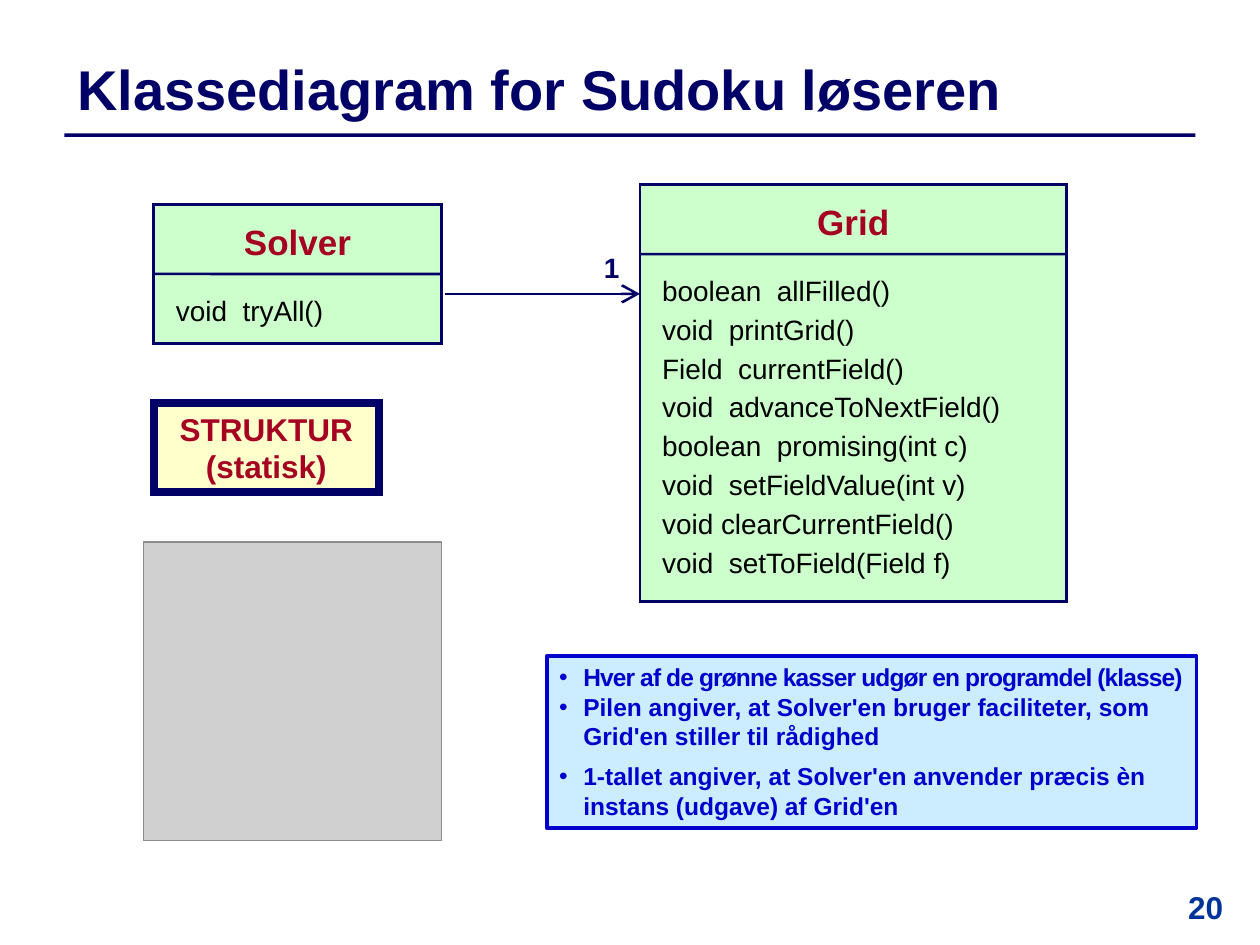
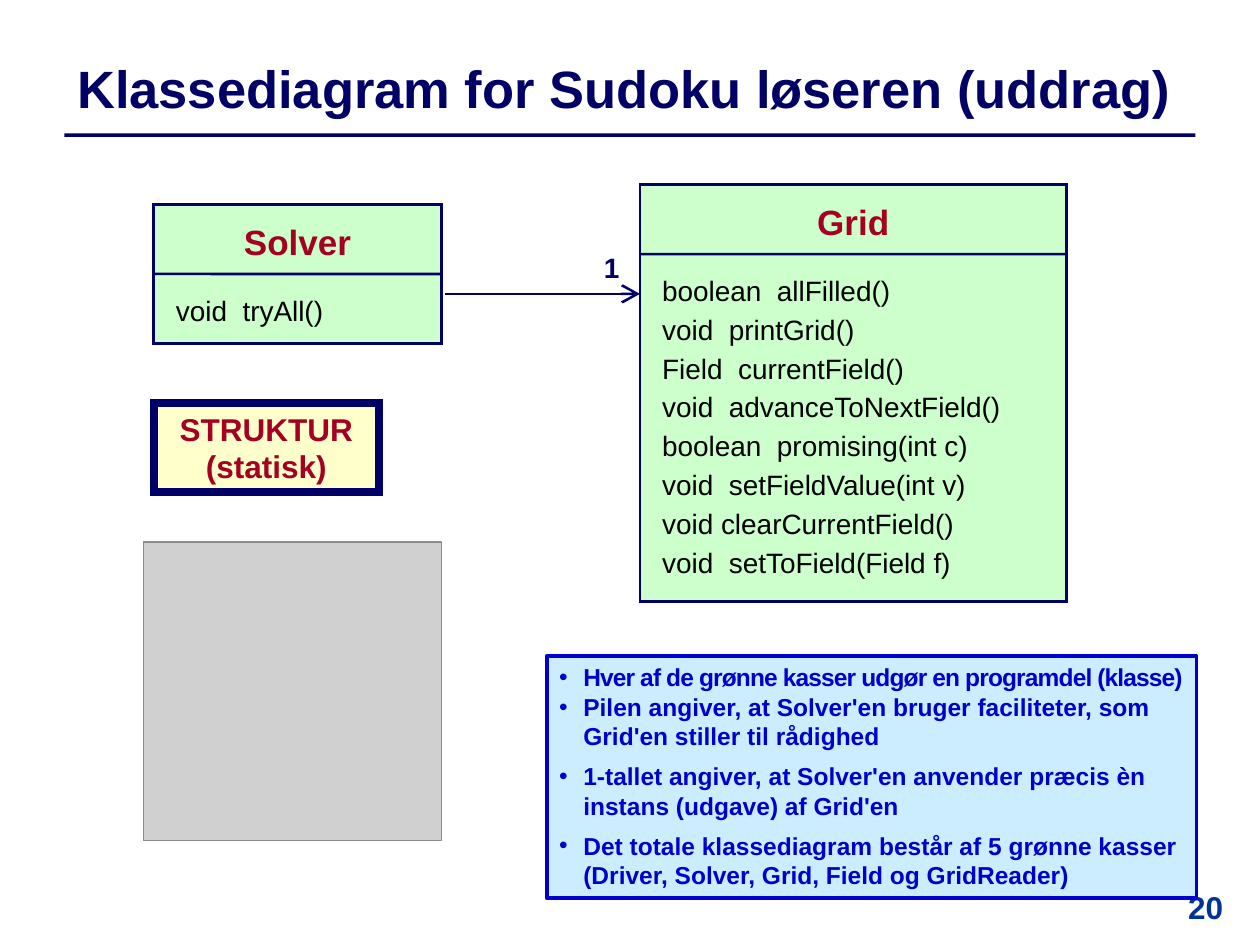
Before and after one commit to IntProgAU/Materiale, a slide deck: slide 20 of web/e21/uge_1a/Slides-Uge1-Mandag.pptx. Drawn at 1260x945 pixels with LibreOffice and Linux fonts; fonts in the diff are those of the drawing; grey boxes stand for pictures. Boxes give left, top, right and bottom in pixels: in the first picture for what was removed or moved away, otherwise in the second. Text is boxed around its words. In the diff, an @@ line names an element or a change of style, - is before the commit and + after.

```diff
--- a/web/e21/uge_1a/Slides-Uge1-Mandag.pptx
+++ b/web/e21/uge_1a/Slides-Uge1-Mandag.pptx
@@ title at box(77, 70, 1170, 119): text changed; size 32 to 30 pt @@
-Klassediagram for Sudoku løseren
+Klassediagram for Sudoku løseren (uddrag)
@@ rectangle "Hver af de grønne kasser ...": place and size @@
-rectangle "Hver af de grønne kasser ..." at box(547, 656, 1197, 828)
+rectangle "Hver af de grønne kasser ..." at box(547, 656, 1197, 898)
@@ text in rectangle at box(583, 835, 1176, 889): paragraph added @@
+• Det totale klassediagram består af 5 grønne kasser (Driver, Solver, Grid, Field og GridReader)
```
Also in this commit, not shown: 1 other file.
